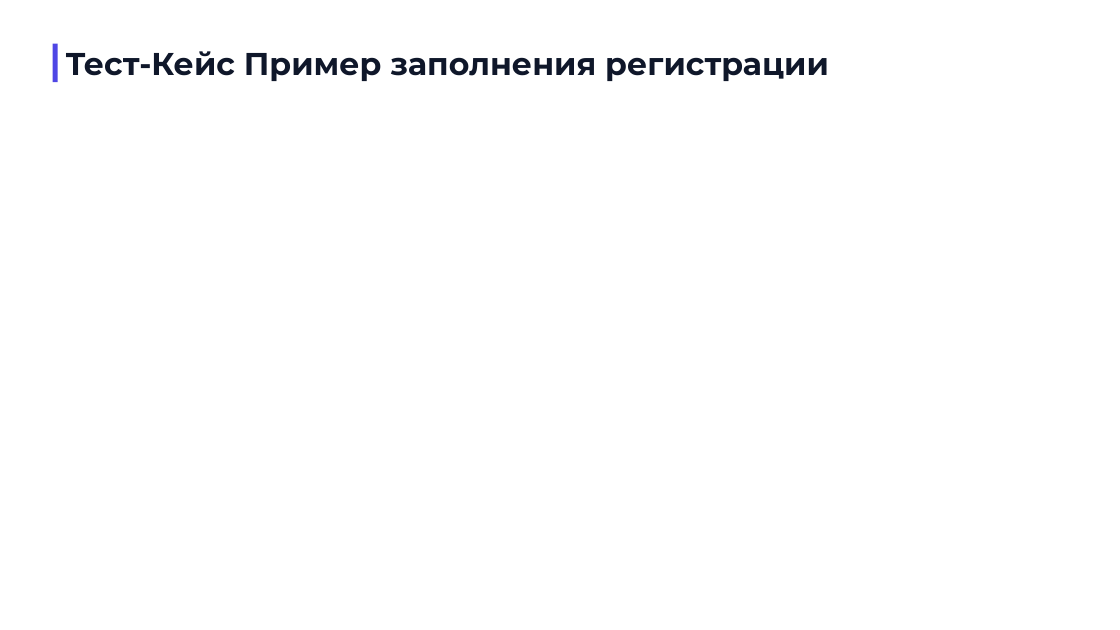
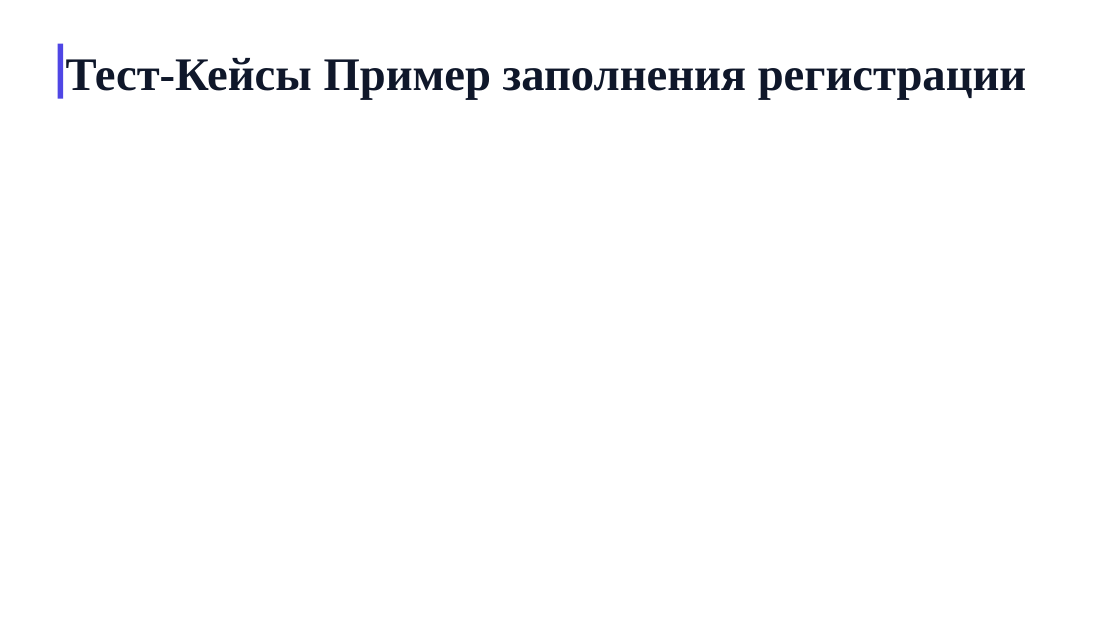
Before and after one commit to KOngfrost/BankBankBank, a slide deck: slide 13 of GosBank.pptx. Drawn at 1120x630 pixels with LibreOffice and Linux fonts; fonts in the diff are those of the drawing; background and template pictures are left out. Boxes give left, top, right and bottom in pixels: in the first picture for what was removed or moved away, otherwise in the second. Text is boxed around its words. In the diff, an @@ line names an element or a change of style, - is before the commit and + after.

```diff
--- a/GosBank.pptx
+++ b/GosBank.pptx
@@ rectangle: place and size @@
-rectangle at <box>52,44,57,82</box>
+rectangle at <box>58,44,64,98</box>
@@ text at <box>66,58,1027,100</box>: text changed; size 27 to 40 pt; font Montserrat to Times New Roman @@
-Тест-Кейс Пример заполнения регистрации
+Тест-Кейсы Пример заполнения регистрации
```
Also in this commit, not shown: 11 other slides changed, 4 slides added, 4 slides removed, 4 other files.
